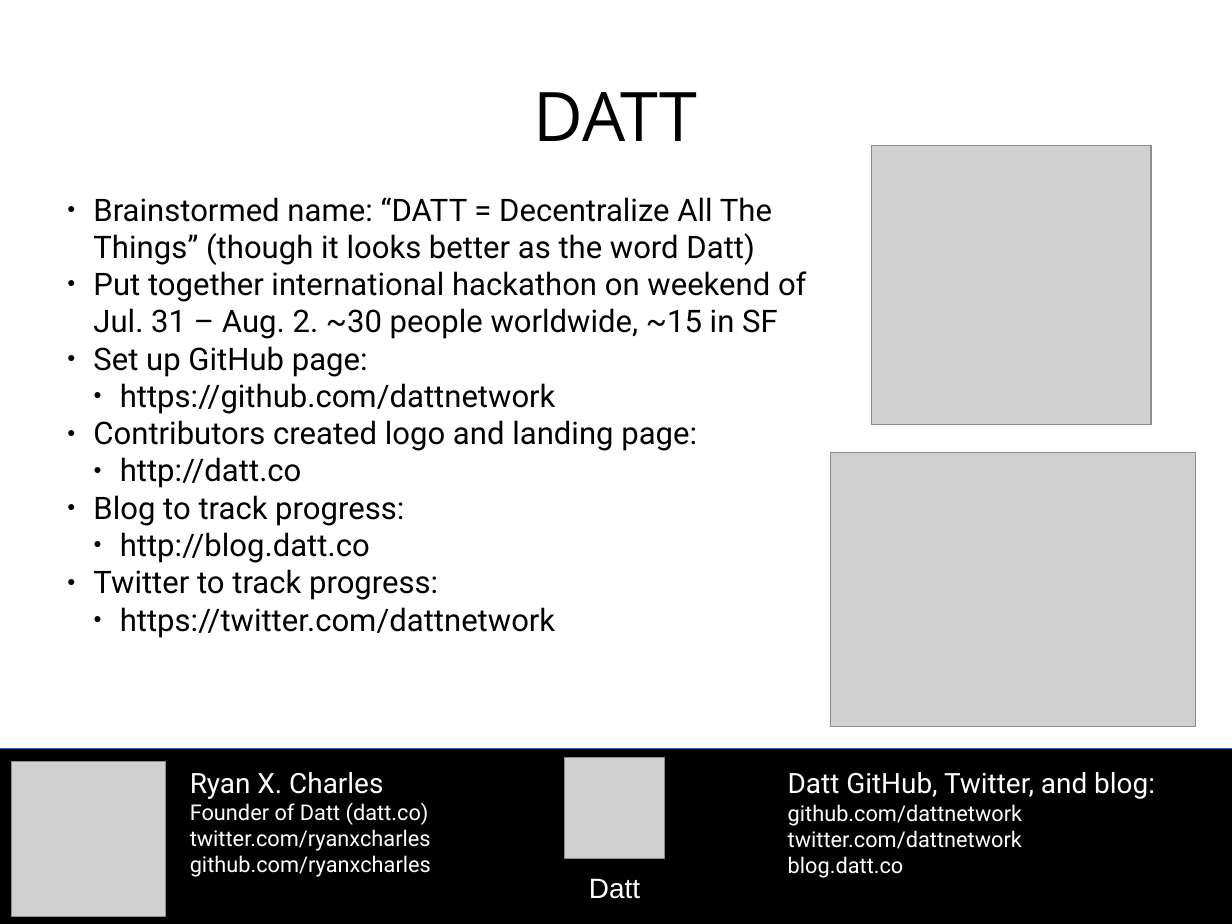
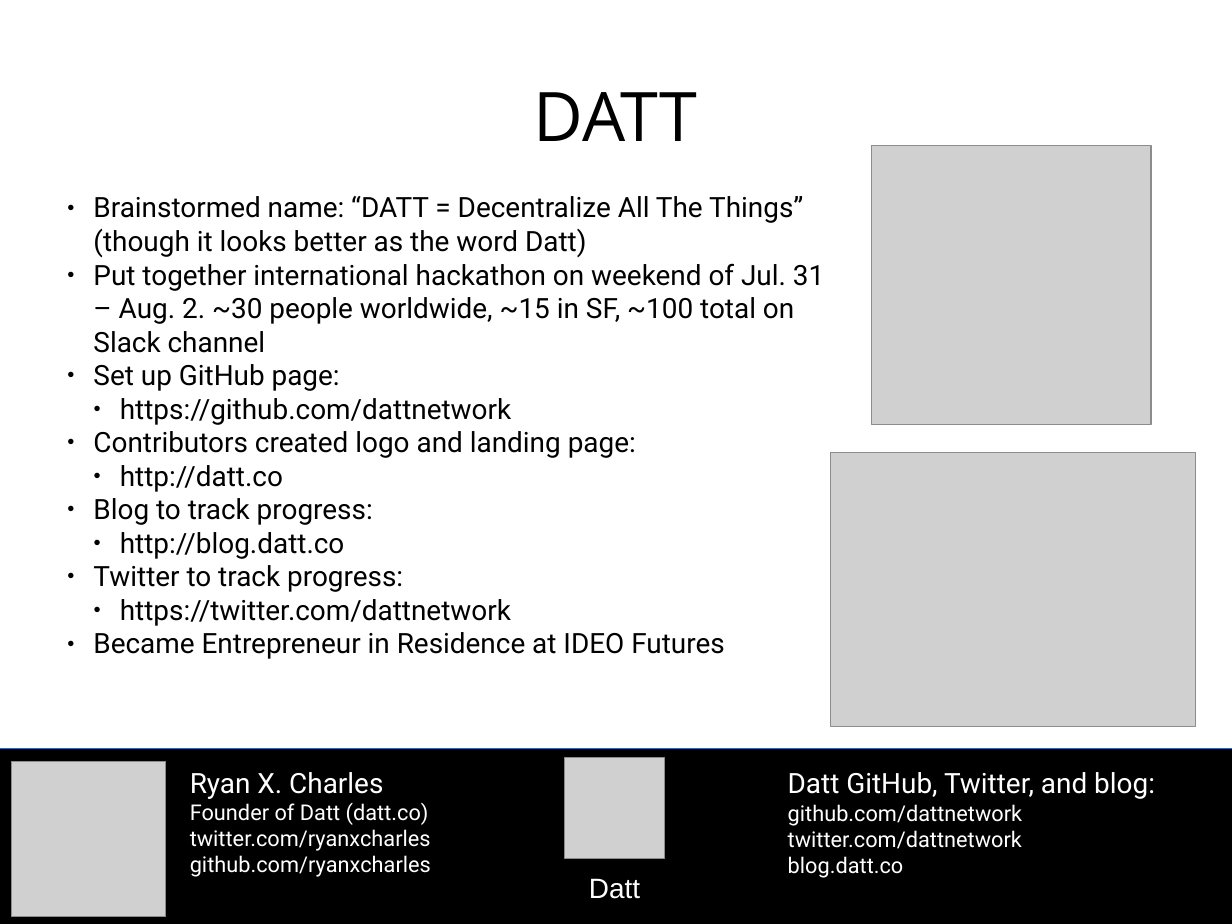
Before and after one commit to moneybutton/yours-core, a slide deck: slide 7 of archive/2015-10-27-datt-sf-bitcoin-social.odp (slide 8 before the commit). Drawn at 1232x924 pixels with LibreOffice and Linux fonts; fonts in the diff are those of the drawing; grey boxes stand for pictures. Boxes give left, top, right and bottom in pixels: in the first picture for what was removed or moved away, otherwise in the second. Text is boxed around its words. In the diff, an @@ line names an element or a change of style, - is before the commit and + after.

```diff
--- a/archive/2015-10-27-datt-sf-bitcoin-social.odp
+++ b/archive/2015-10-27-datt-sf-bitcoin-social.odp
@@ subtitle at bbox=[93, 196, 803, 626]: size 20 to 18 pt in "Brainstormed name: “DATT = Decentralize All The ...", "Set up GitHub page:", "https://github.com/dattnetwork", "Contributors created logo and landing page:" and 5 more places @@
@@ subtitle at bbox=[93, 263, 824, 353]: text changed; size 20 to 18 pt @@
-● Put together international hackathon on weekend of Jul. 31 – Aug. 2. ~30 people worldwide, ~15 in SF
+● Put together international hackathon on weekend of Jul. 31 – Aug. 2. ~30 people worldwide, ~15 in SF, ~100 total on Slack channel
@@ subtitle at bbox=[93, 632, 724, 659]: paragraph added @@
+● Became Entrepreneur in Residence at IDEO Futures
```
Also in this commit, not shown: 3 other slides changed, 1 slide removed, 1 other file.
